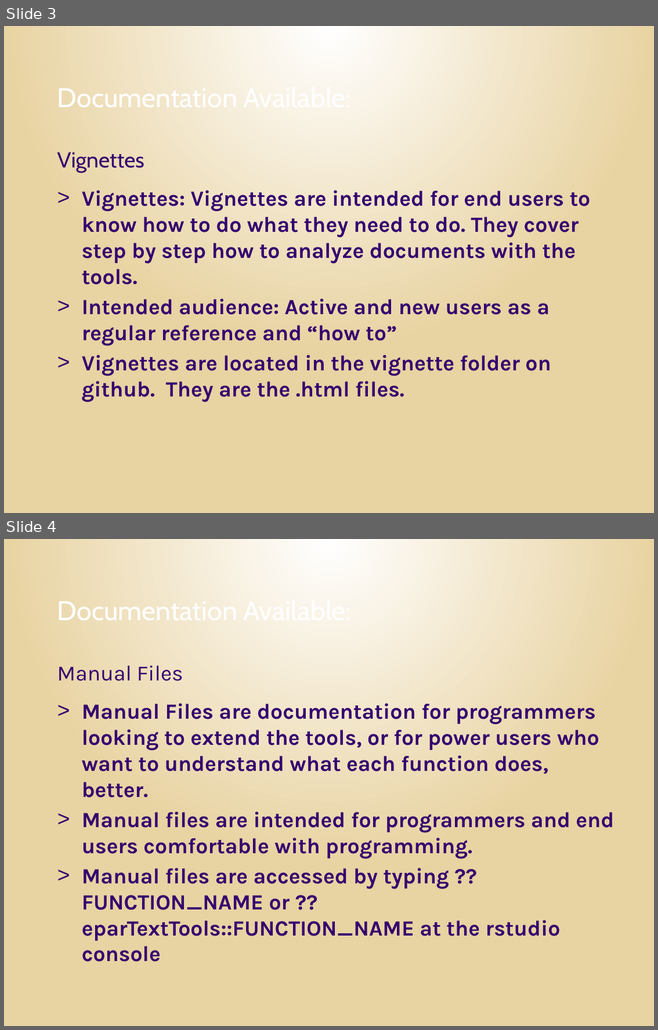
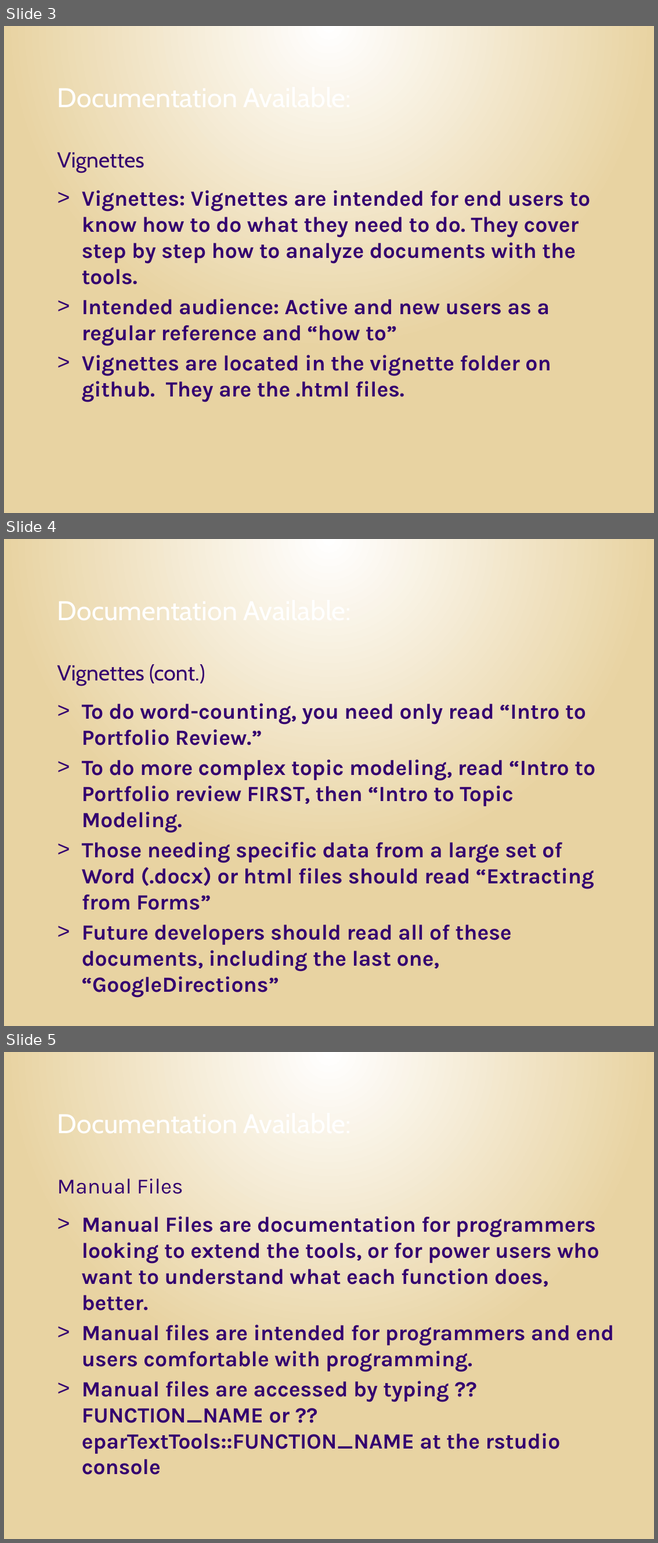
Before and after one commit to EvansSchoolPolicyAnalysisAndResearch/eparTextTools, a slide deck: documentation/IF NEW START HERE.pptx. Shown one above the other, each under a label of ours: slides 3 and 4 before the commit, slides 3, 4 and 5 after it. The pictures are 658x1030 and 658x1543 pixels, drawn with LibreOffice and Linux fonts; fonts in the diff are those of the drawing; background and template pictures are left out. Boxes give left, top, right and bottom in pixels: in the first picture for what was removed or moved away, otherwise in the second. Text is boxed around its words. In the diff, an @@ line names an element or a change of style, - is before the commit and + after.

Commit message:
Updates to describe which Vignettes to read first

```diff
--- a/documentation/IF NEW START HERE.pptx
+++ b/documentation/IF NEW START HERE.pptx
@@ slide 4 added at (4,539,654,1026), background gradient #FFFFFF to #E8D3A2 @@
@@ text added at (57,602,237,620), 30 pt, text #FFFFFF @@
+Documentation Available:
@@ text added at (57,664,205,685), 24 pt, text #33006F @@
+Vignettes (cont.)
@@ text added at (82,703,595,972), 24 pt, text #33006F, bold @@
+> To do word-counting, you need only read “Intro to Portfolio Review.”
+> To do more complex topic modeling, read “Intro to Portfolio review FIRST, then “Intro to Topic Modeling.
+> Those needing specific data from a large set of Word (.docx) or html files should read “Extracting from Forms”
+> Future developers should read all of these documents, including the last one, “GoogleDirections”
@@ what was slide 4 is now slide 5 @@
```
